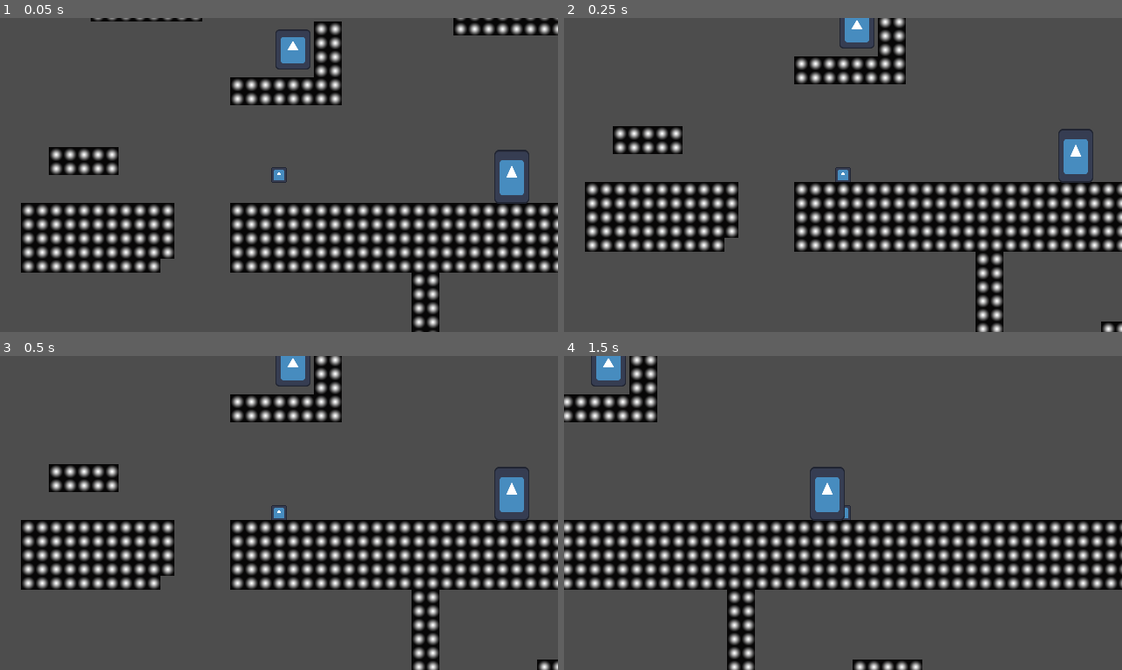
Above: before the commit, frames 1-4 (two rows, left to right).
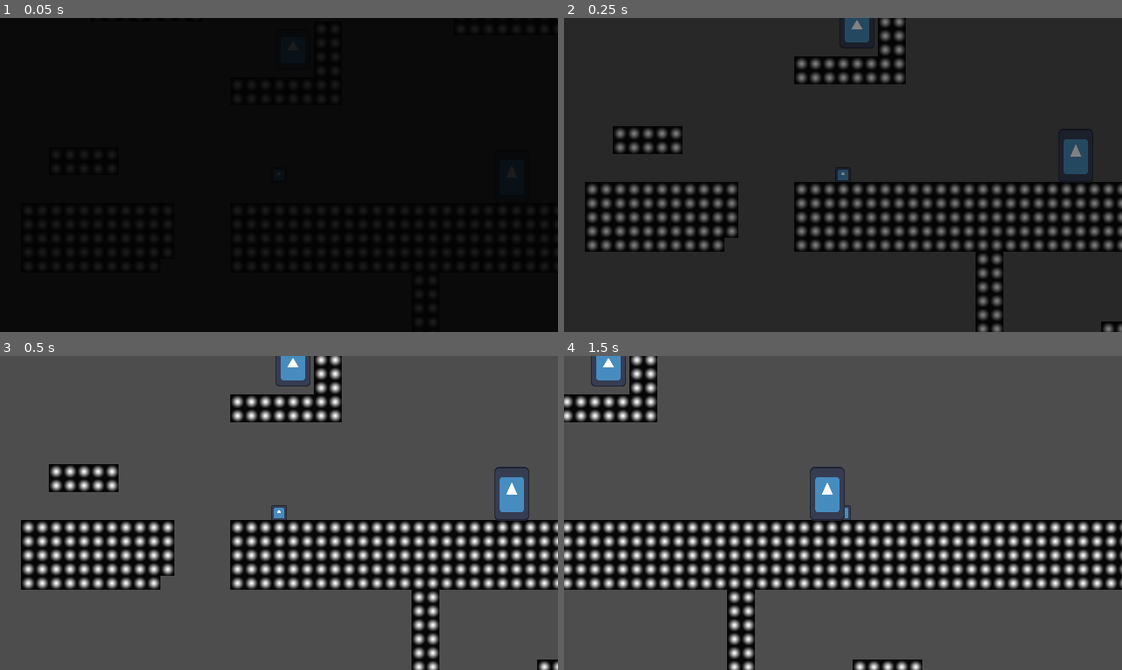
Above: after the commit, the same moments.

Repository: MatthewBL/Gates-and-Gems
Game: Godot game, scene res://scenes/levels/level_test.tscn
Two runs of this game, one before a commit and one after it. Both use one fixed random seed, a clock stepped at 60 frames per second and the inputs below. This scene is started directly instead of the project's main scene. The engine's default icon, where the game draws it, is replaced by a stand-in: a white triangle on a blue panel in a dark square.
Inputs:
- Up to frame 1 (0.05 s): no input
- Up to frame 2 (0.25 s): no input
- Up to frame 3 (0.5 s): no input
- Up to frame 4 (1.5 s): tap Enter (ui_accept) at 0.5, 0.77 s; hold Right (ui_right) from 0.53 s (still down)

The runs differ from the first frame. In frame 1, 89% of the frame differs, in the area x 0-100%, y 0-100%; in frame 2, 87%; in frame 3, nothing differs; in frame 4, nothing differs.

Commit message:
Fade in/out transitions implemented

Diff:
--- a/player_movement.gd
+++ b/player_movement.gd
@@ -7,6 +7,8 @@
 const MAX_DROP_VELOCITY = 1200.0
 
 var gems = 0;
+
+@export var level_manager: LevelManager
 
 
 func _physics_process(delta: float) -> void:
@@ -40,13 +42,7 @@
 func _on_door_body_entered(body: Node2D) -> void:
 	if gems >= 1:
 		print("Door entered")
+		level_manager.fade_in_out.fadeOut()
 	else:
 		print("Not enough gems")
 	pass # Replace with function body.
-
-
-func _on_gem_body_entered(body: Node2D) -> void:
-	gems += 1
-	print("Gem obtained")
-	body.queue_free()
-	pass # Replace with function body.
--- /dev/null
+++ b/scenes/fade_in_out.gd
@@ -0,0 +1,20 @@
+class_name FadeInOut
+
+extends CanvasLayer
+
+@onready var animation_player = $AnimationPlayer
+
+# Called when the node enters the scene tree for the first time.
+func _ready() -> void:
+	pass # Replace with function body.
+
+
+# Called every frame. 'delta' is the elapsed time since the previous frame.
+func _process(delta: float) -> void:
+	pass
+
+func fadeIn():
+	animation_player.play("fade_in")
+
+func fadeOut():
+	animation_player.play("fade_out")
--- a/scenes/levels/level_manager.gd
+++ b/scenes/levels/level_manager.gd
@@ -4,6 +4,7 @@
 
 @export var level: Level
 @export var player: PlayerMovement
+@export var fade_in_out: FadeInOut
 
 
 func _ready() -> void:
--- a/scenes/levels/level_test.tscn
+++ b/scenes/levels/level_test.tscn
@@ -5,14 +5,71 @@
 [ext_resource type="PackedScene" uid="uid://dhfdam3l31jfu" path="res://scenes/movement_test.tscn" id="3_ycf23"]
 [ext_resource type="PackedScene" uid="uid://n6hawyn447py" path="res://scenes/door.tscn" id="4_ycf23"]
 [ext_resource type="PackedScene" uid="uid://brfp15carawpf" path="res://scenes/gem.tscn" id="5_uh3ll"]
+[ext_resource type="Script" uid="uid://cc12ikk3ymdnh" path="res://scenes/fade_in_out.gd" id="6_uh3ll"]
 
-[node name="LevelTest" type="Node2D" unique_id=1405935450 node_paths=PackedStringArray("level", "player")]
+[sub_resource type="Animation" id="Animation_ycf23"]
+length = 0.001
+tracks/0/type = "value"
+tracks/0/imported = false
+tracks/0/enabled = true
+tracks/0/path = NodePath("FadeInOut/ColorRect:modulate")
+tracks/0/interp = 1
+tracks/0/loop_wrap = true
+tracks/0/keys = {
+"times": PackedFloat32Array(0),
+"transitions": PackedFloat32Array(1),
+"update": 0,
+"values": [Color(1, 1, 1, 1)]
+}
+
+[sub_resource type="Animation" id="Animation_uh3ll"]
+resource_name = "fade_in"
+length = 0.5
+tracks/0/type = "value"
+tracks/0/imported = false
+tracks/0/enabled = true
+tracks/0/path = NodePath("FadeInOut/ColorRect:modulate")
+tracks/0/interp = 1
+tracks/0/loop_wrap = true
+tracks/0/keys = {
+"times": PackedFloat32Array(0, 0.5),
+"transitions": PackedFloat32Array(1, 1),
+"update": 0,
+"values": [Color(1, 1, 1, 1), Color(1, 1, 1, 0)]
+}
+
+[sub_resource type="Animation" id="Animation_4lw2e"]
+resource_name = "fade_out"
+length = 0.5
+tracks/0/type = "value"
+tracks/0/imported = false
+tracks/0/enabled = true
+tracks/0/path = NodePath("FadeInOut/ColorRect:modulate")
+tracks/0/interp = 1
+tracks/0/loop_wrap = true
+tracks/0/keys = {
+"times": PackedFloat32Array(0, 0.5),
+"transitions": PackedFloat32Array(1, 1),
+"update": 0,
+"values": [Color(1, 1, 1, 0), Color(1, 1, 1, 1)]
+}
+
+[sub_resource type="AnimationLibrary" id="AnimationLibrary_bqmi1"]
+_data = {
+&"RESET": SubResource("Animation_ycf23"),
+&"fade_in": SubResource("Animation_uh3ll"),
+&"fade_out": SubResource("Animation_4lw2e")
+}
+
+[node name="LevelTest" type="Node2D" unique_id=1405935450 node_paths=PackedStringArray("level", "player", "fade_in_out")]
 script = ExtResource("1_jp5fc")
 level = NodePath("Node2D")
 player = NodePath("CharacterBody2D")
+fade_in_out = NodePath("FadeInOut")
 
-[node name="CharacterBody2D" parent="." unique_id=879361713 instance=ExtResource("2_4ptlp")]
+[node name="CharacterBody2D" parent="." unique_id=879361713 node_paths=PackedStringArray("level_manager") instance=ExtResource("2_4ptlp")]
 position = Vector2(520, 543)
+level_manager = NodePath("..")
 
 [node name="Node2D" parent="." unique_id=787758616 instance=ExtResource("3_ycf23")]
 
@@ -22,4 +79,17 @@
 [node name="Gem" parent="." unique_id=82949541 instance=ExtResource("5_uh3ll")]
 position = Vector2(536.00006, 400)
 
+[node name="FadeInOut" type="CanvasLayer" parent="." unique_id=1692697962]
+script = ExtResource("6_uh3ll")
+
+[node name="ColorRect" type="ColorRect" parent="FadeInOut" unique_id=776282552]
+offset_right = 640.0
+offset_bottom = 360.0
+color = Color(0.012617188, 0.012617188, 0.012617188, 1)
+
+[node name="AnimationPlayer" type="AnimationPlayer" parent="FadeInOut" unique_id=831841807]
+root_node = NodePath("../..")
+libraries/ = SubResource("AnimationLibrary_bqmi1")
+autoplay = &"fade_in"
+
 [connection signal="body_entered" from="Door" to="CharacterBody2D" method="_on_door_body_entered"]
Not shown, added: scenes/fade_in_out.gd.uid
